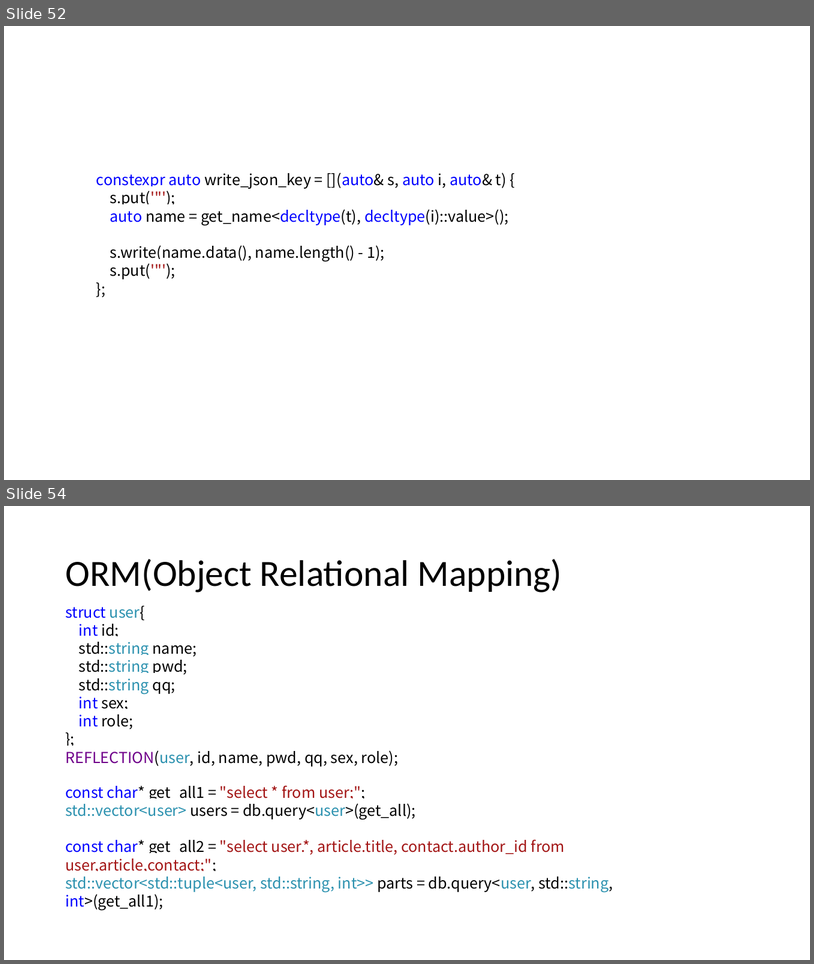
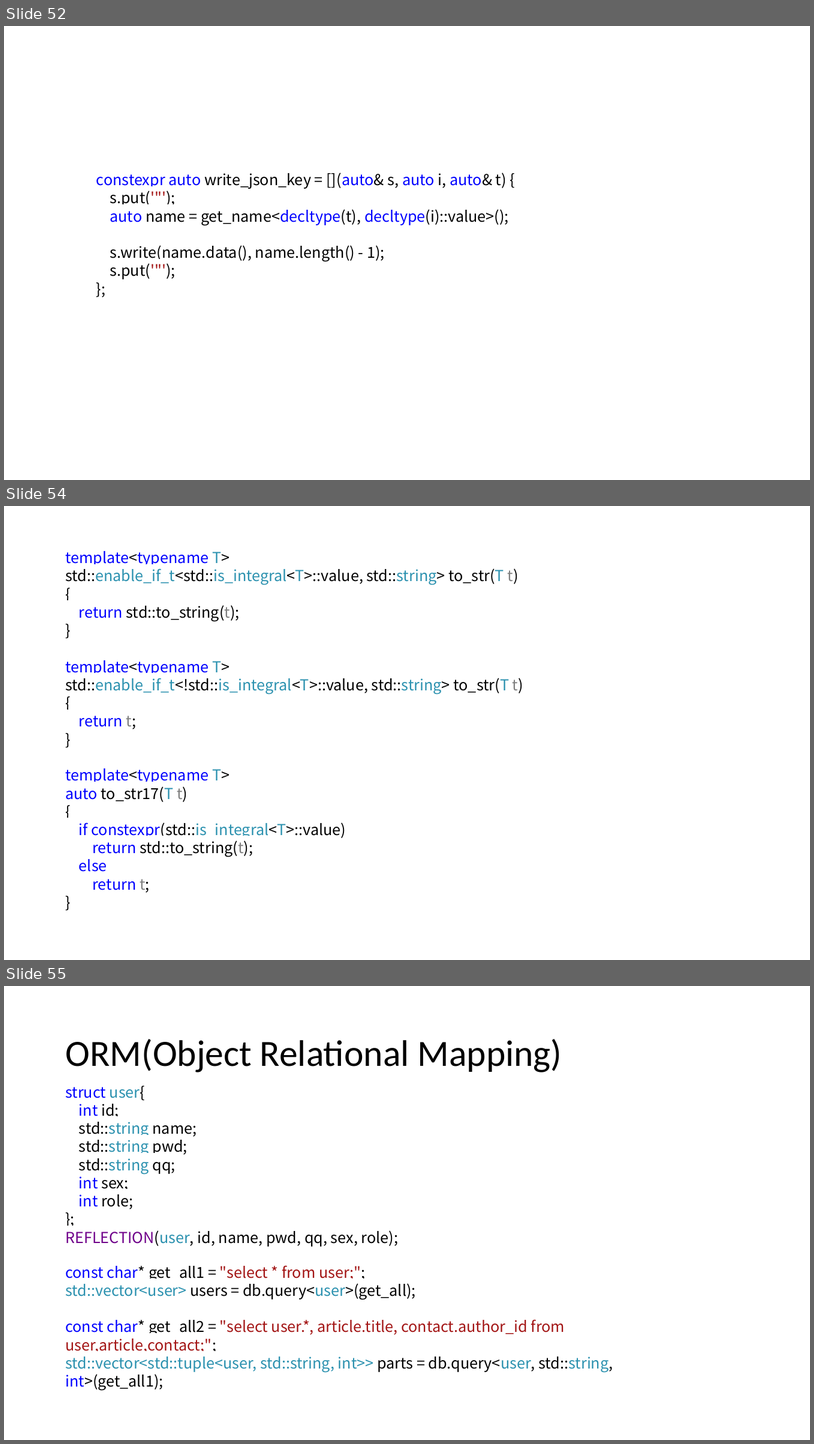
Before and after one commit to qicosmos/cppcon2017, a slide deck: cppcon2017.pptx. Shown one above the other, each under a label of ours: slides 52 and 54 before the commit, slides 52, 54 and 55 after it; the slides between them are not shown. The pictures are 814x964 and 814x1444 pixels, drawn with LibreOffice and Linux fonts; fonts in the diff are those of the drawing. Boxes give left, top, right and bottom in pixels: in the first picture for what was removed or moved away, otherwise in the second. Text is boxed around its words. In the diff, an @@ line names an element or a change of style, - is before the commit and + after.

```diff
--- a/cppcon2017.pptx
+++ b/cppcon2017.pptx
@@ slide 54 added at (4,506,810,960), background #FFFFFF @@
@@ text added at (65,551,524,729), 18 pt, text #000000 @@
+template<typename T>
+std::enable_if_t<std::is_integral<T>::value, std::string> to_str(T t)
+{
+return std::to_string(t);
+}
+template<typename T>
+std::enable_if_t<!std::is_integral<T>::value, std::string> to_str(T t)
+{
+return t;
+}
@@ text added at (65,768,347,892), 18 pt, text #000000 @@
+template<typename T>
+auto to_str17(T t)
+{
+if constexpr(std::is_integral<T>::value)
+return std::to_string(t);
+else
+return t;
+}
@@ what was slide 54 is now slide 55 @@
```
Also in this commit, not shown: 6 slides changed, 1 slide removed.
